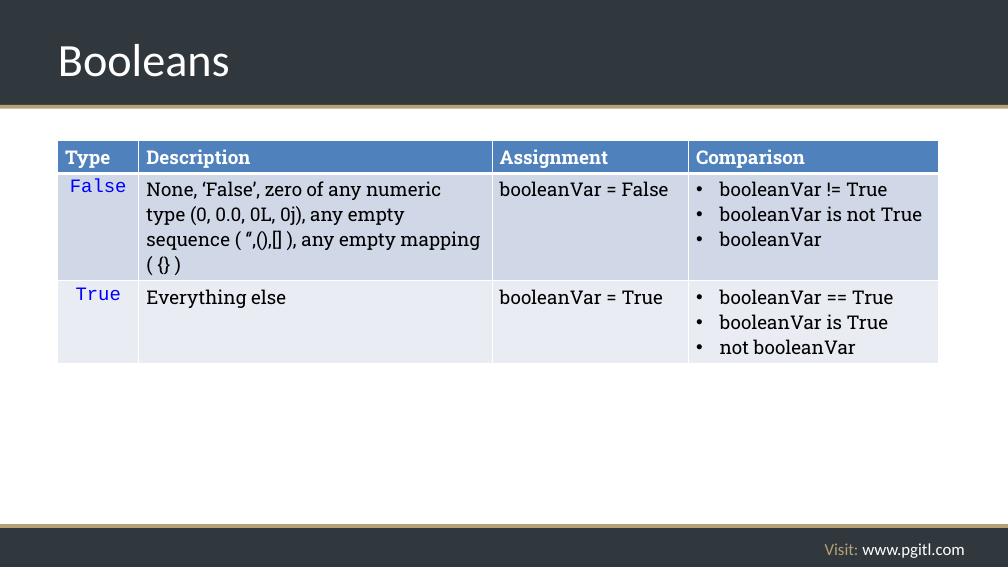
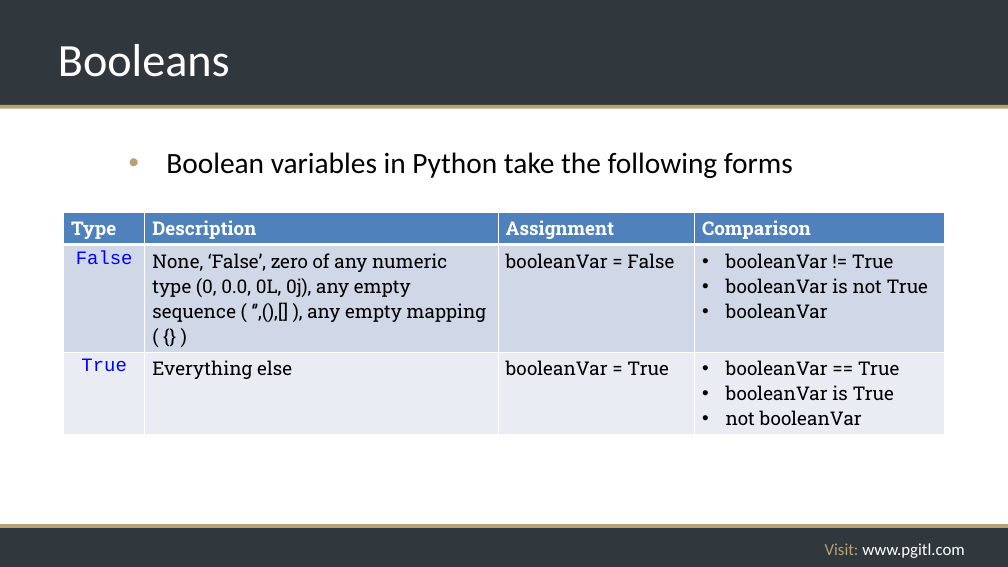
Before and after one commit to rikkouri/project-a, a slide deck: slide 74 of Programming Foundations.pptx. Drawn at 1008x567 pixels with LibreOffice and Linux fonts; fonts in the diff are those of the drawing; background and template pictures are left out. Boxes give left, top, right and bottom in pixels: in the first picture for what was removed or moved away, otherwise in the second. Text is boxed around its words. In the diff, an @@ line names an element or a change of style, - is before the commit and + after.

```diff
--- a/Programming Foundations.pptx
+++ b/Programming Foundations.pptx
@@ text added at bbox=[166, 152, 793, 178], 28 pt, text #000000 @@
+  • Boolean variables in Python take the following forms
@@ table: place and size @@
-table at bbox=[57, 141, 939, 358]
+table at bbox=[64, 212, 945, 429]
```
Also in this commit, not shown: 2 other slides changed, 2 slides added.
